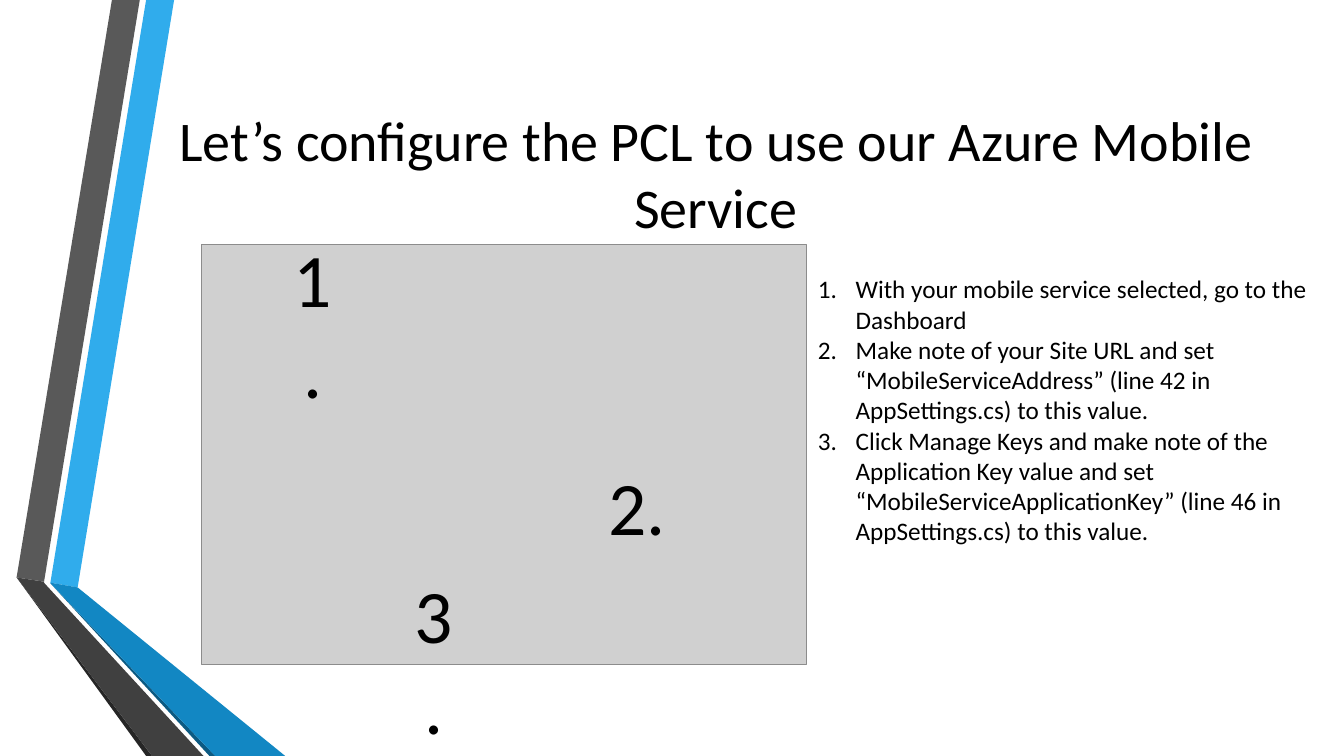
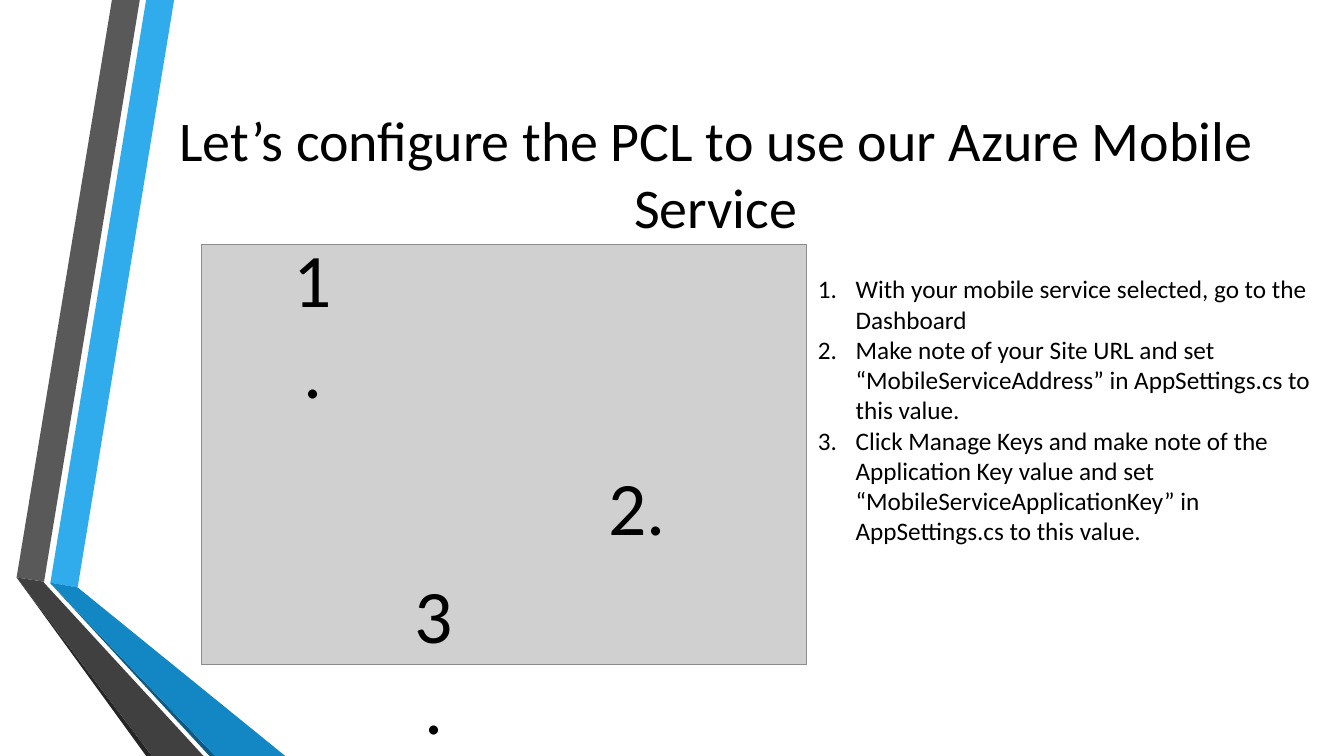
Before and after one commit to toolboc/XPlatformCloudKit, a slide deck: slide 19 of XPlatformCloudkit.pptx (slide 16 before the commit). Drawn at 1344x756 pixels with LibreOffice and Linux fonts; fonts in the diff are those of the drawing; grey boxes stand for pictures; background and template pictures are left out. Boxes give left, top, right and bottom in pixels: in the first picture for what was removed or moved away, otherwise in the second. Text is boxed around its words. In the diff, an @@ line names an element or a change of style, - is before the commit and + after.

```diff
--- a/XPlatformCloudkit.pptx
+++ b/XPlatformCloudkit.pptx
@@ text at (x1=856, y1=341, x2=1309, y2=545): text changed @@
-2. Make note of your Site URL and set “MobileServiceAddress” (line 42 in AppSettings.cs) to this value.
-3. Click Manage Keys and make note of the Application Key value and set “MobileServiceApplicationKey” (line 46 in AppSettings.cs) to this value.
+2. Make note of your Site URL and set “MobileServiceAddress” in AppSettings.cs to this value.
+3. Click Manage Keys and make note of the Application Key value and set “MobileServiceApplicationKey” in AppSettings.cs to this value.
```
Also in this commit, not shown: 10 other slides changed, 2 slides added.
